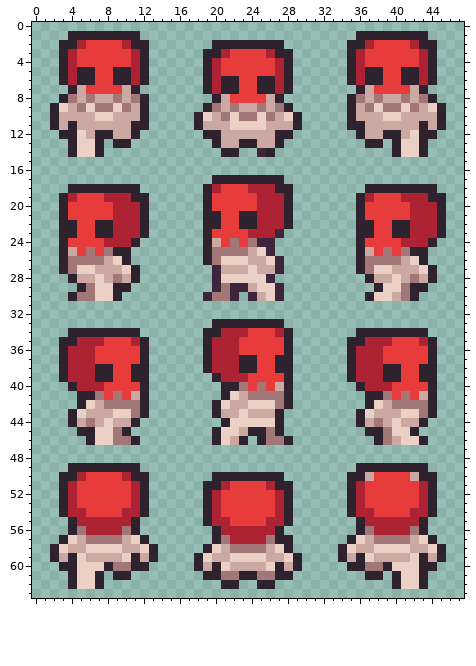
Two states of a pixel-art sprite, res/sprites/player.png. Above is the file before it was changed.
The file is 48x64 pixels.
And afterwards:
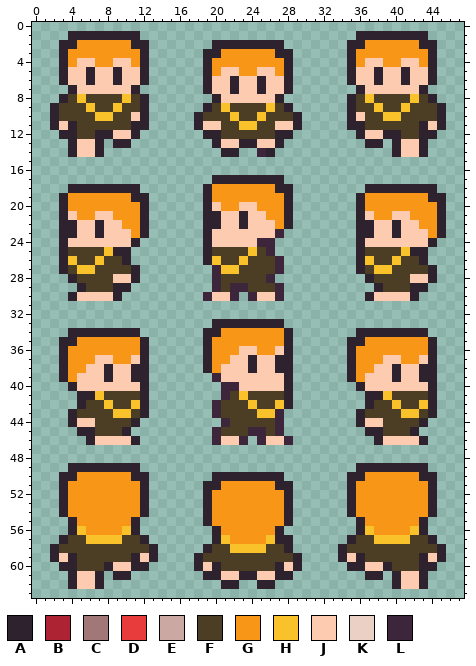
Palette (. is transparent): A #2e222f  B #ae2334  C #a17877  D #e83b3b  E #cca8a3  F #4c3e24  G #f79617  H #f9c22b  J #fdcbb0  K #ebd0c5  L #3d253b
Edits made:
Changed rows in their new state; - is an unchanged pixel.
first column x 3:
 2 --GGGGGG--------------------------GGGGGG--
 3 -GGGGGGGG---------GGGGGG---------GGGGGGGG-
 4 -GJJGGJJG--------GGGGGGGG--------GJJGGJJG-
 5 -JJ-JJ-JJ--------GJJGGJJG--------JJ-JJ-JJ-
 6 -JJ-JJ-JJ--------JJ-JJ-JJ--------JJ-JJ-JJ-
 7 --JJJJJJ---------JJ-JJ-JJ---------JJJJJJ--
 8 -FHFFFFHF---------JJJJJJ---------FHFFFFHF-
 9 FFFHFFHFF--------FHFFFFHF--------FFHFFHFFF
10 FFFFHHFFJ-------FFFHFFHFFF-------JFFHHFFFF
11 J-FFFFFF--------JJFFHHFFJJ--------FFFFFF-J
12 --FF--JJ----------FFFFFF----------JJ--FF--
13 --JJ--------------JJ--JJ--------------JJ--
14 --JJ----------------------------------JJ--
first column x 4:
18 ----------------GGGGGGG------------------
19 GGGGGGG---------GGGGGGGG---------GGGGGGG-
20 GGGGGGGG--------JGGJJGGG---------GGGGGGGG
21 JGGJJGGG---------JJ-JJGG---------JGGJJGGG
22 -JJ-JJGG---------JJ-JJJG----------JJ-JJGG
23 -JJ-JJJG--------JJJJJJJ-----------JJ-JJJG
24 JJJJJJJ---------JJJJJ------------JJJJJJJ-
25 FFFFH-----------FFFFHF-----------FFFFH---
26 HFFHFF----------HFFHFFF----------HFFHFF--
27 FHHFFFF----------HHFFFF----------FHHFFFF-
28 -FFFFJJ----------FFFFF------------FFFFJJ-
29 --FFF------------F--FFF------------FFF---
30 -JJJJ-----------JJ---JJ-----------JJJJ---
first column x 4:
34 -----------------GGGGGGG----------------
35 -GGGGGGG--------GGGGGGGG---------GGGGGGG
36 GGGGGGGG--------GGGJJGGJ--------GGGGGGGG
37 GGGJJGGJ--------GGJJ-JJ---------GGGJJGGJ
38 GGJJ-JJ---------GJJJ-JJ---------GGJJ-JJ-
39 GJJJ-JJ---------LJJJJJJJ--------GJJJ-JJ-
40 -JJJJJJJ---------LLJJJJJ---------JJJJJJJ
41 ---HFFFF---------LFHFFFF-----------HFFFF
42 --FFHFFH--------LFFFHFFH----------FFHFFH
43 -FFFFHHF--------LFFFFHHL---------FFFFHHF
44 -JJFFFF----------LFFFFFL---------JJFFFF-
45 ---FFF----------LFFFLLFL-----------FFF--
46 ---JJJJ---------LJJL-LJJL----------JJJJ-
first column x 3:
50 --GGGGGG--------------------------GGGGGG--
51 -GGGGGGGG---------GGGGGG---------GGGGGGGG-
52 -GGGGGGGG--------GGGGGGGG--------GGGGGGGG-
53 -GGGGGGGG--------GGGGGGGG--------GGGGGGGG-
54 -GGGGGGGG--------GGGGGGGG--------GGGGGGGG-
55 --GGGGGG---------GGGGGGGG---------GGGGGG--
56 --HGGGGH----------GGGGGG----------HGGGGH--
57 -FFHHHHFF---------HGGGGH---------FFHHHHFF-
58 FFFFFFFFFF-------FFHHHHFF-------FFFFFFFFFF
59 J-FFFFFF-J------FFFFFFFFFF------J-FFFFFF-J
60 --FFF-JJ--------J-FFFFFF-J--------JJ-FFF--
61 --JJ--------------JJ--JJ--------------JJ--
62 --JJ----------------------------------JJ--
